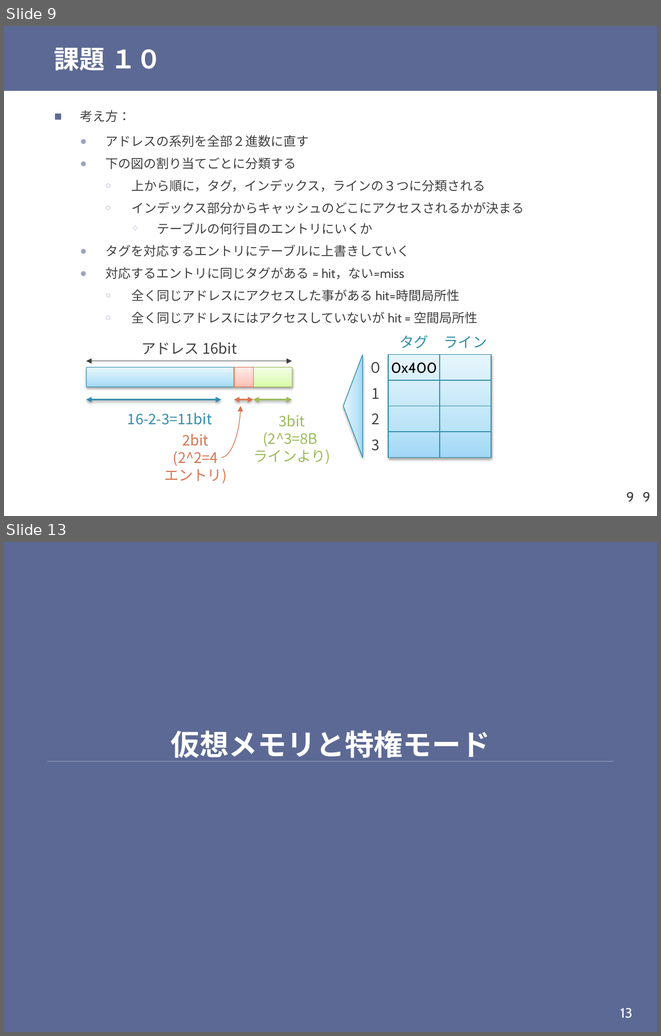
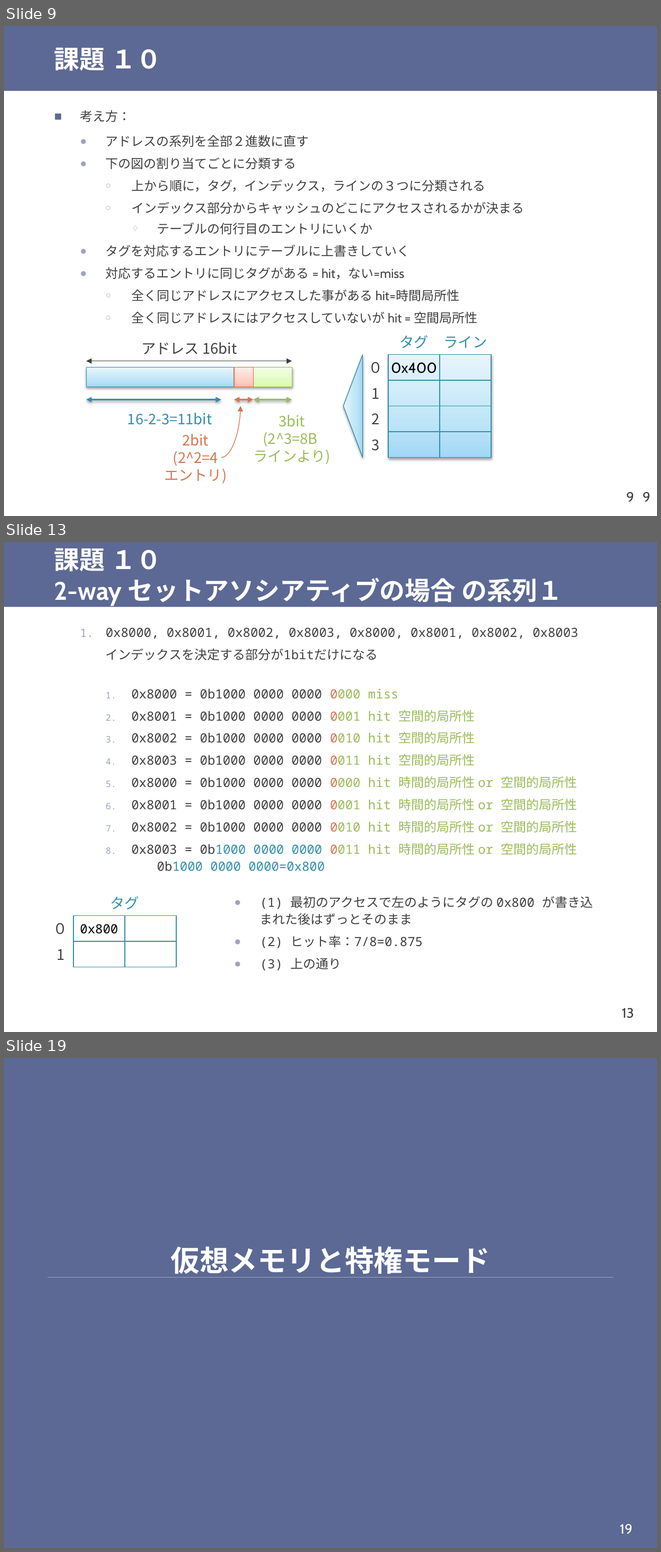
Before and after one commit to shioyadan/otya-computer-architecture-i, a slide deck: cai-shioya-11.pptx. Shown one above the other, each under a label of ours: slides 9 and 13 before the commit, slides 9, 13 and 19 after it; the slides between them are not shown. The pictures are 661x1036 and 661x1552 pixels, drawn with LibreOffice and Linux fonts; fonts in the diff are those of the drawing. Boxes give left, top, right and bottom in pixels: in the first picture for what was removed or moved away, otherwise in the second. Text is boxed around its words. In the diff, an @@ line names an element or a change of style, - is before the commit and + after.

```diff
--- a/cai-shioya-11.pptx
+++ b/cai-shioya-11.pptx
@@ slide 13 added at [4, 542, 657, 1032], background #FFFFFF; not listed: 2 template elements that a slide beside it also shows @@
@@ title added at [54, 548, 563, 606], 28 pt, text #FFFFFF, bold @@
+課題 １０
+2-way セットアソシアティブの場合 の系列１
@@ text added at [106, 627, 578, 871], 14 pt, text #404040 @@
+  1. 0x8000, 0x8001, 0x8002, 0x8003, 0x8000, 0x8001, 0x8002, 0x8003
+    インデックスを決定する部分が1bitだけになる
+    1. 0x8000 = 0b1000 0000 0000 0000 miss
+    2. 0x8001 = 0b1000 0000 0000 0001 hit 空間的局所性
+    3. 0x8002 = 0b1000 0000 0000 0010 hit 空間的局所性
+    4. 0x8003 = 0b1000 0000 0000 0011 hit 空間的局所性
+    5. 0x8000 = 0b1000 0000 0000 0000 hit 時間的局所性 or 空間的局所性
+    6. 0x8001 = 0b1000 0000 0000 0001 hit 時間的局所性 or 空間的局所性
+    7. 0x8002 = 0b1000 0000 0000 0010 hit 時間的局所性 or 空間的局所性
+    8. 0x8003 = 0b1000 0000 0000 0011 hit 時間的局所性 or 空間的局所性
+       0b1000 0000 0000=0x800
@@ text added at [111, 896, 140, 909], 16 pt, text #328FAC @@
+タグ
@@ text added at [260, 896, 593, 970], 14 pt, text #404040 @@
+  ● (1) 最初のアクセスで左のようにタグの 0x800 が書き込まれた後はずっとそのまま
+  ● (2) ヒット率：7/8=0.875
+  ● (3) 上の通り
@@ text added at [53, 923, 68, 934], 16 pt, text #404040 @@
+０
@@ rectangle added at [73, 916, 125, 941], outline #328FAC 0.75 pt, 14 pt, text #000000 @@
+0x800
@@ rectangle added at [125, 916, 176, 941], outline #328FAC 0.75 pt @@
@@ text added at [56, 949, 64, 960], 16 pt, text #404040 @@
+1
@@ rectangle added at [73, 941, 125, 967], outline #328FAC 0.75 pt @@
@@ rectangle added at [125, 941, 176, 967], outline #328FAC 0.75 pt @@
@@ what was slide 13 is now slide 19 @@
@@ page number at [620, 1523, 633, 1533]: text changed @@
-13
+19
```
Also in this commit, not shown: 8 slides changed, 6 other slides added, 6 other files.
